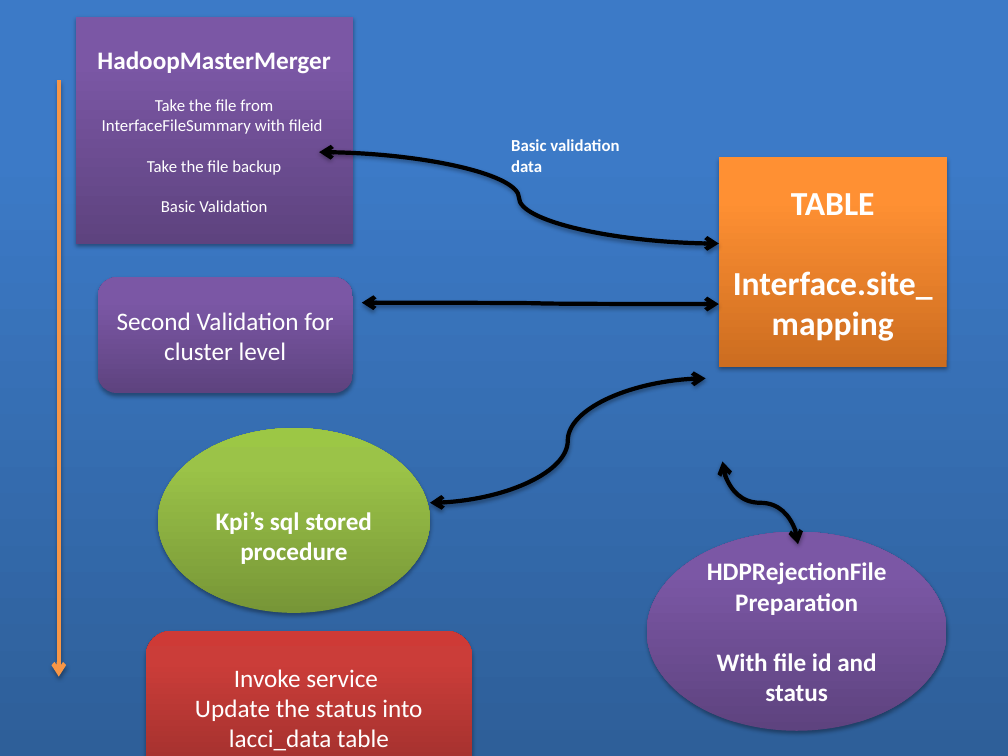
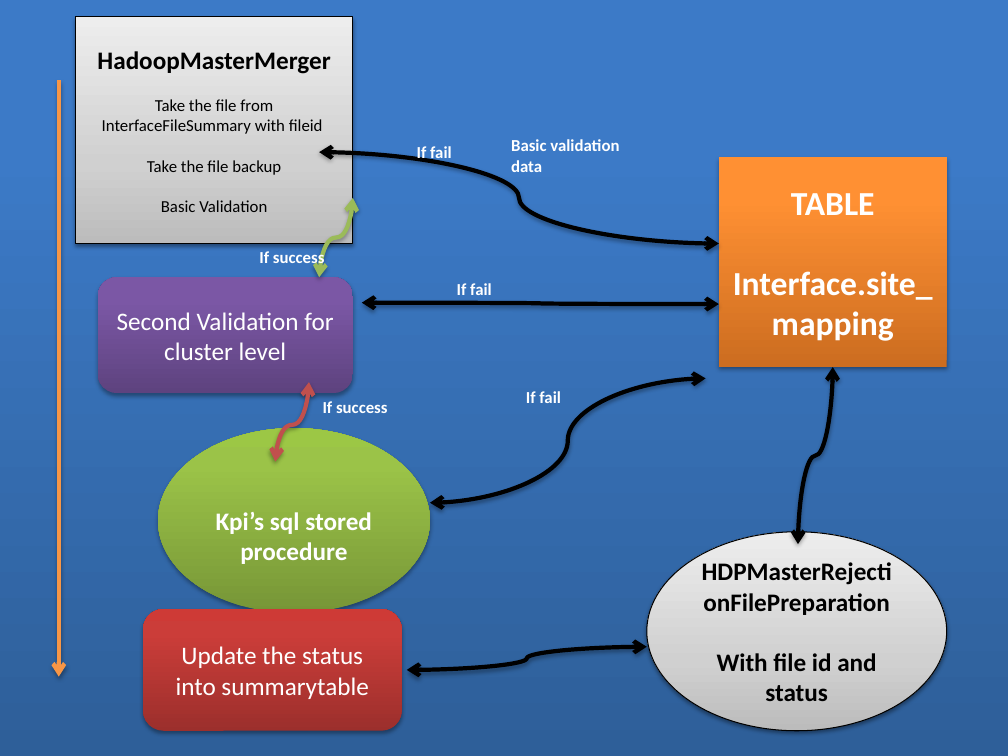
Before and after one commit to Vinayak-Mahadev/enh-work, a slide deck: slide 1 of interface_documents/sample_ppt/1165_HadoopSiteMapping.pptx. Drawn at 1008x756 pixels with LibreOffice and Linux fonts; fonts in the diff are those of the drawing. Boxes give left, top, right and bottom in pixels: in the first picture for what was removed or moved away, otherwise in the second. Text is boxed around its words. In the diff, an @@ line names an element or a change of style, - is before the commit and + after.

Commit message:
update

```diff
--- a/interface_documents/sample_ppt/1165_HadoopSiteMapping.pptx
+++ b/interface_documents/sample_ppt/1165_HadoopSiteMapping.pptx
@@ rectangle "HadoopMasterMerger" at [76,17,353,244]: text colour #FFFFFF to #000000; fill gradient #5F4480 to #7B58A6 to #7C57A8 to gradient #BDBDBD to #D1D1D1 to #EEEEEE; outline none to #000000 0.75 pt; shadow changed @@
@@ text added at [417,146,452,163], 12 pt, text #FFFFFF, bold @@
+If fail
@@ curved double arrow added from (353, 198) to (320, 277), #9BBB59 3 pt @@
@@ text added at [259,250,325,268], 12 pt, text #FFFFFF, bold @@
+If success
@@ text added at [457,283,492,295], 12 pt, text #FFFFFF, bold @@
+If fail
@@ curved double arrow added from (308, 382) to (275, 462), #C0504D 3 pt @@
@@ curved double arrow moved from (723, 462) - (798, 544) to (833, 367) - (798, 544) @@
@@ text added at [323,401,388,413], 12 pt, text #FFFFFF, bold @@
+If success
@@ text added at [526,391,561,403], 12 pt, text #FFFFFF, bold @@
+If fail
@@ text in ellipse at [647,532,948,731]: text changed; text colour #FFFFFF to #000000 @@
-HDPRejectionFilePreparation
+HDPMasterRejectionFilePreparation
@@ ellipse "HDPMasterRejectionFilePreparation" at [647,532,948,731]: fill gradient #5F4480 to #7B58A6 to #7C57A8 to gradient #BDBDBD to #D1D1D1 to #EEEEEE; outline none to #000000 0.75 pt; shadow changed @@
@@ rounded rectangle "Update the status into summarytable": place and size @@
-rounded rectangle "Update the status into summarytable" at [146,631,473,756]
+rounded rectangle "Update the status into summarytable" at [143,609,402,731]
@@ text in rounded rectangle at [176,646,368,699]: text changed @@
-Invoke service
-Update the status into lacci_data table
+Update the status into summarytable
@@ curved double arrow added from (647, 647) to (407, 670), #000000 3 pt @@
@@ text in ellipse at [717,653,876,701]: text colour #FFFFFF to #000000 in "With file id and status" @@
```
